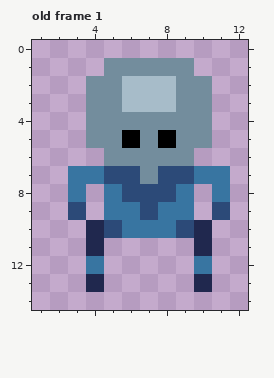
Edited in one commit: pixel-art file (Assets/Sprites/Player/player.aseprite). The picture above is the old version.
16x16 pixels, 1 frame. Shown: old frame 1: x 1..12, y 0..14. The commit also changed other frames, which this record leaves out.
Once edited:
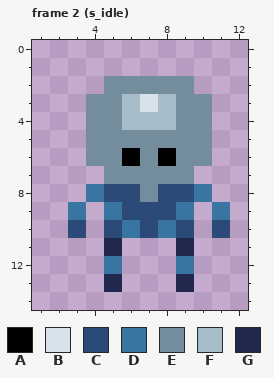
Palette (. is transparent): A #000000  B #d6e1e9  C #2c4a78  D #3875a1  E #738d9d  F #a7bcc9  G #20284e
A new or re-ordered frame is compared with the old frame closest to it.
Difference:
frames 1 -> 13
Changed rows in their new state; - is an unchanged pixel.
Frame 2 (s_idle) is new; against old frame 1:
first column x 3:
 1 --.....--
 2 -.-EEE-.-
 3 ----B----
 4 ---FFF---
 5 ---E-E---
 6 -E-A-A-E-
 7 ..EE-EE..
 8 .DC-E-CD.
 9 D--C-C--D
10 C.--C--.C
11 -.G---G.-
12 -.D---D.-
13 -.G---G.-
Boxes around the changes in both pictures, in picture pixels (x1, y1, x2, y2):
changed: (68, 58, 230, 292)
